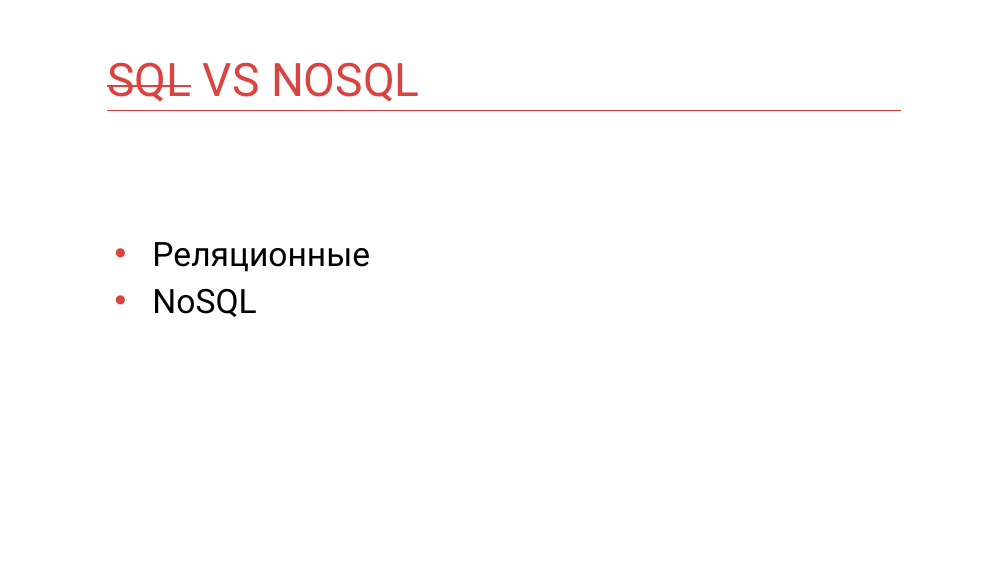
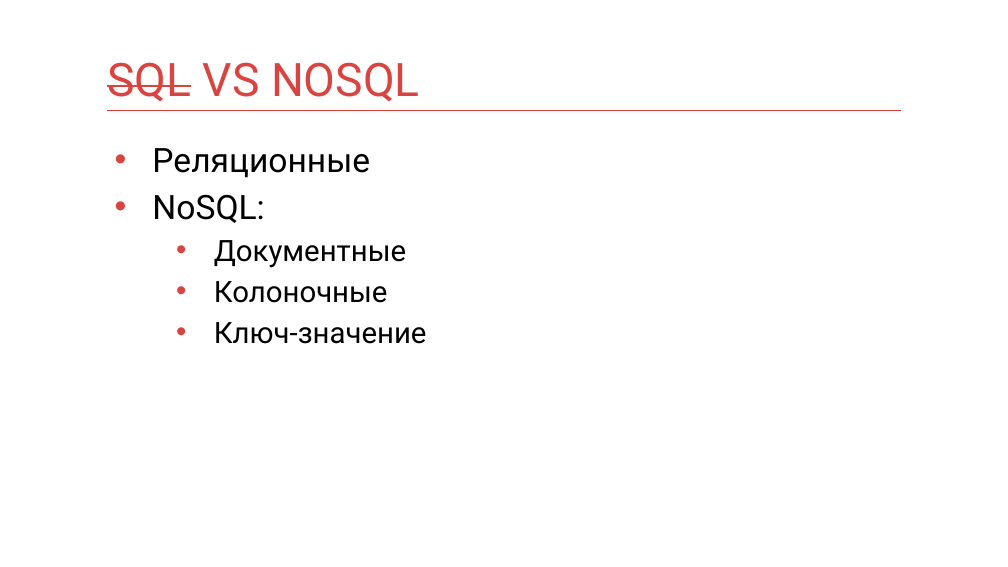
Before and after one commit to mnenorm74/web-game, a slide deck: slide 9 of db.pptx. Drawn at 1008x567 pixels with LibreOffice and Linux fonts; fonts in the diff are those of the drawing. Boxes give left, top, right and bottom in pixels: in the first picture for what was removed or moved away, otherwise in the second. Text is boxed around its words. In the diff, an @@ line names an element or a change of style, - is before the commit and + after.

```diff
--- a/db.pptx
+++ b/db.pptx
@@ text at bbox=[152, 194, 427, 344]: text changed; size 32 to 28 pt @@
-• NoSQL
+• NoSQL:
+  • Документные
+  • Колоночные
+  • Ключ-значение
```
Also in this commit, not shown: 23 other slides changed, 13 slides added, 9 slides removed, 1 other file.
